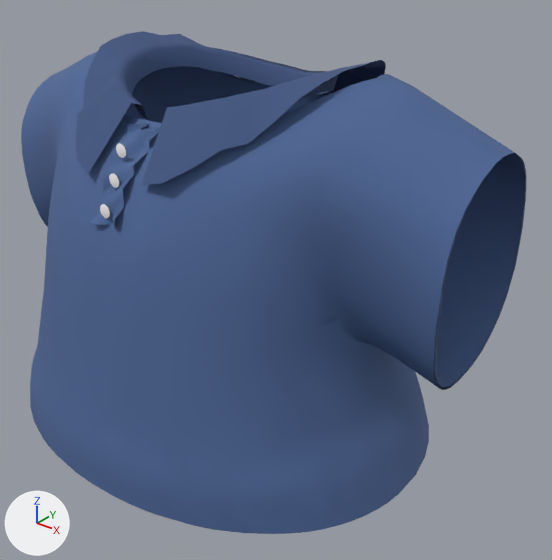
An edit to the glTF model assets-src/roupas/camisetas/02_polo.glb, drawn before and after from the same camera.
The view is the same before and after, from a 50 mm camera at (0.583, -0.666, 1.181) aimed at (0.066, -0.019, 0.78). Arrows for +X, +Y and +Z are at lower left; the lights stay in place. The picture after the commit comes second.

In view in the first picture: 'polo'.
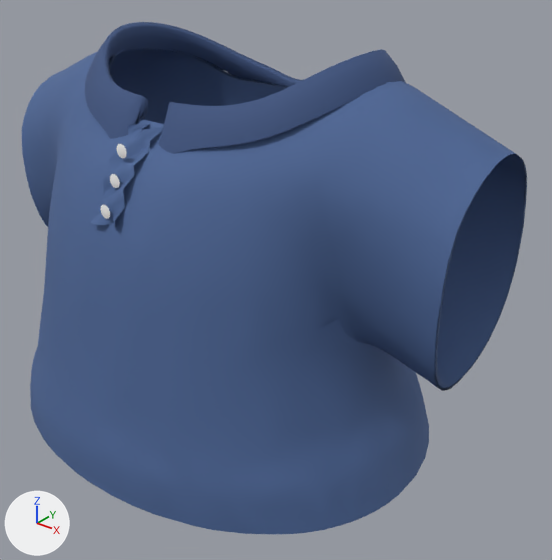
Boxes (x1, y1, x2, y2) around the edits, measured in the pictures (552 x 560 px):
'polo', reshaped, moved, turned
    before: (21, 31, 526, 534)
    after: (22, 22, 527, 534)
part 1 of me_polo, rebuilt
    before: (76, 31, 386, 185)
    after: (85, 22, 406, 154)

What changed in the scene script:
```text
Change me_polo:
    used by ob_polo; location = (0.0, 0.0, 0.0); rotation_euler = (0.0, -0.000788, 0.0), in degrees (0, 0, 0)
    remove me_polo.from_pydata(...)  # 2816 vertices, 5486 faces; spans x -0.325..0.324, y -0.268..0.181, z 0.599..1.043
    add me_polo.from_pydata(...)  # 3426 vertices, 6788 faces; spans x -0.325..0.324, y -0.268..0.181, z 0.599..1.054
    me_polo part 1: the loose piece of 160 vertices spanning x -0.17..0.17, y -0.198..0.131, z 0.935..1.043 is rebuilt with 770 vertices and now spans x -0.196..0.195, y -0.167..0.129, z 0.947..1.054
Change ob_polo:
    ob_polo.rotation_euler: (0.0, -0.000788, 0.0) -> (0.0, 0.0, 0.0)  # degrees (0, 0, 0)
```
